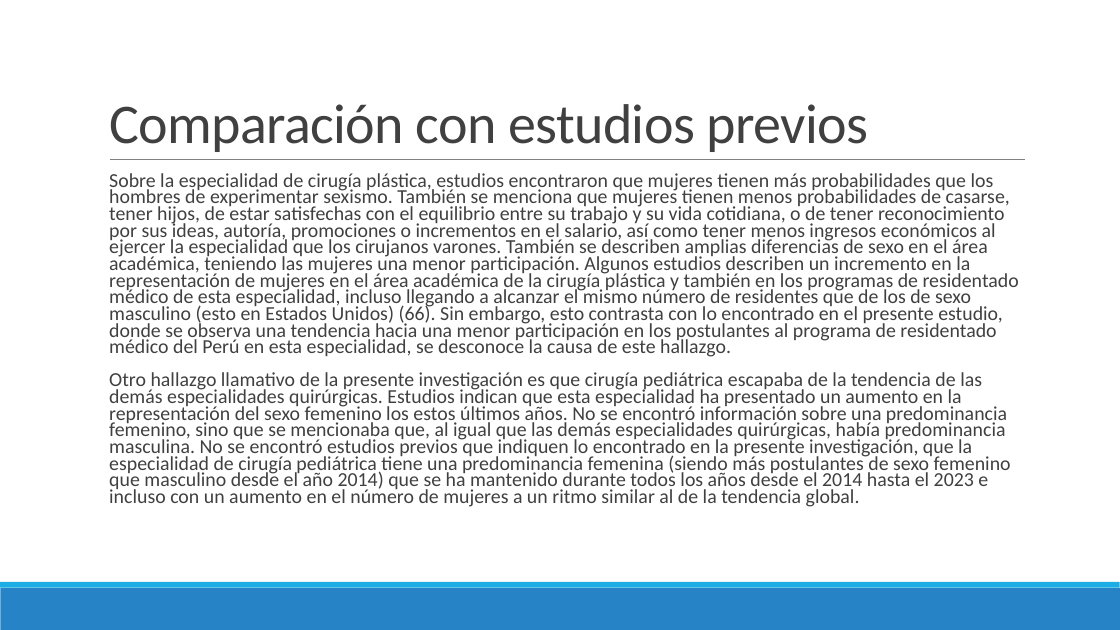
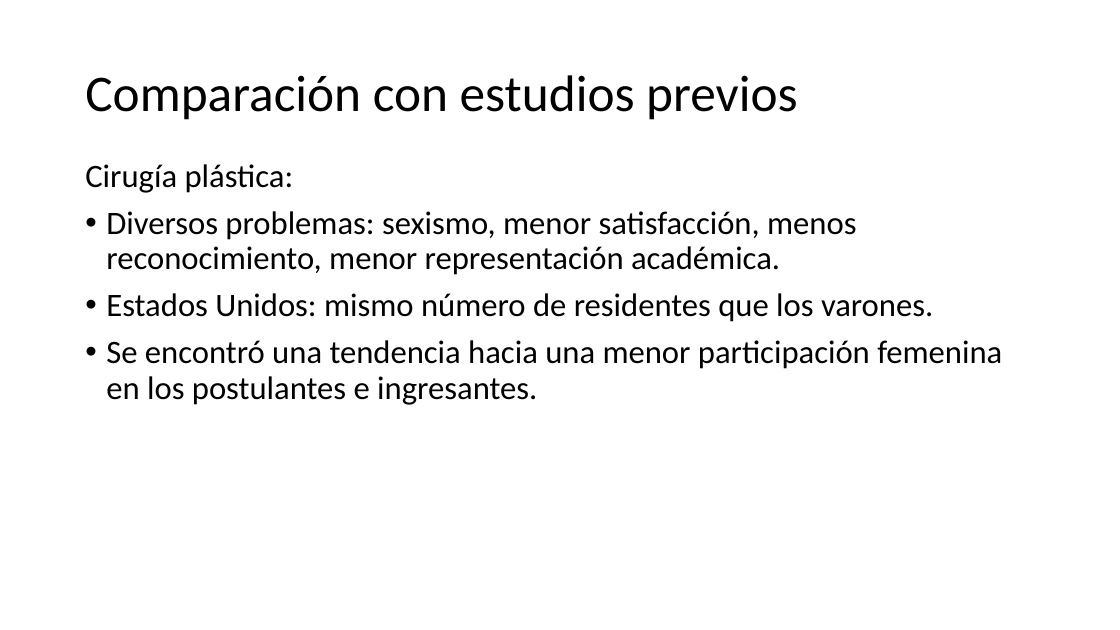
Before and after one commit to danimedi/tesis_genero_especialidades, a slide deck: slide 61 of doc/diapositivas_sustentacion_tesis.pptx (slide 62 before the commit). Drawn at 1120x630 pixels with LibreOffice and Linux fonts; fonts in the diff are those of the drawing; background and template pictures are left out. Boxes give left, top, right and bottom in pixels: in the first picture for what was removed or moved away, otherwise in the second. Text is boxed around its words. In the diff, an @@ line names an element or a change of style, - is before the commit and + after.

```diff
--- a/doc/diapositivas_sustentacion_tesis.pptx
+++ b/doc/diapositivas_sustentacion_tesis.pptx
@@ title "Comparación con estudios previos": place and size @@
-title "Comparación con estudios previos" at [109, 104, 868, 152]
+title "Comparación con estudios previos" at [85, 75, 798, 120]
@@ title "Comparación con estudios previos" at [85, 75, 798, 120]: size 48 to 44 pt, text colour #404040 to #000000, letter spacing -0.5 to 0 pt; line spacing 0.85 to 0.9; vertical alignment bottom to middle @@
@@ text at [85, 164, 1002, 405]: text changed; size 17 to 28 pt; text colour #404040 to #000000 @@
-  Sobre la especialidad de cirugía plástica, estudios encontraron que mujeres tienen más probabilidades que los hombres de experimentar sexismo. También se menciona que mujeres tienen menos probabilidades de casarse, tener hijos, de estar satisfechas con el equilibrio entre su trabajo y su vida cotidiana, o de tener reconocimiento por sus ideas, autoría, promociones o incrementos en el salario, así como tener menos ingresos económicos al ejercer la especialidad que los cirujanos varones. También se describen amplias diferencias de sexo en el área académica, teniendo las mujeres una menor participación. Algunos estudios describen un incremento en la representación de mujeres en el área académica de la cirugía plástica y también en los programas de residentado médico de esta especialidad, incluso llegando a alcanzar el mismo número de residentes que de los de sexo masculino (esto en Estados Unidos) (66). Sin embargo, esto contrasta con lo encontrado en el presente estudio, donde se observa una tendencia hacia una menor participación en los postulantes al programa de residentado médico del Perú en esta especialidad, se desconoce la causa de este hallazgo.
-  Otro hallazgo llamativo de la presente investigación es que cirugía pediátrica escapaba de la tendencia de las demás especialidades quirúrgicas. Estudios indican que esta especialidad ha presentado un aumento en la representación del sexo femenino los estos últimos años. No se encontró información sobre una predominancia femenino, sino que se mencionaba que, al igual que las demás especialidades quirúrgicas, había predominancia masculina. No se encontró estudios previos que indiquen lo encontrado en la presente investigación, que la especialidad de cirugía pediátrica tiene una predominancia femenina (siendo más postulantes de sexo femenino que masculino desde el año 2014) que se ha mantenido durante todos los años desde el 2014 hasta el 2023 e incluso con un aumento en el número de mujeres a un ritmo similar al de la tendencia global.
+Cirugía plástica:
+• Diversos problemas: sexismo, menor satisfacción, menos reconocimiento, menor representación académica.
+• Estados Unidos: mismo número de residentes que los varones.
+• Se encontró una tendencia hacia una menor participación femenina en los postulantes e ingresantes.
@@ line removed from (110, 160) to (1026, 160) @@
@@ rectangle removed at [0, 588, 1120, 630] @@
@@ rectangle removed at [0, 582, 1120, 588] @@
```
Also in this commit, not shown: 64 other slides changed, 6 slides added, 7 slides removed.
